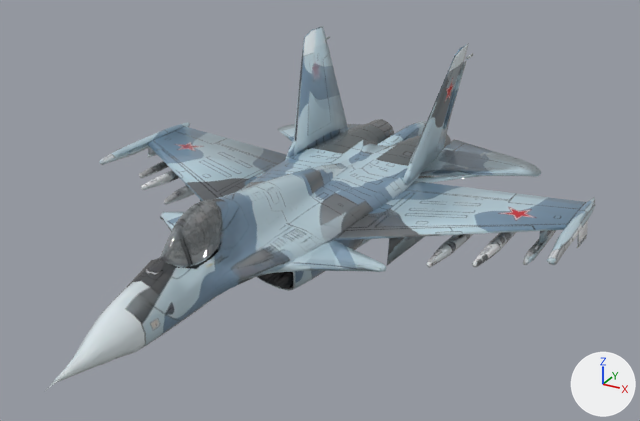
The FBX model Enemy/Su307/Su307.fbx, before and after one commit.
Camera for both pictures: a 50 mm lens placed at (0.165, -0.278, 0.143), pointed at (0.012, -0.001, 0.004). Every picture has the same lights, and +X, +Y and +Z are marked at lower right. The picture after the commit comes second.
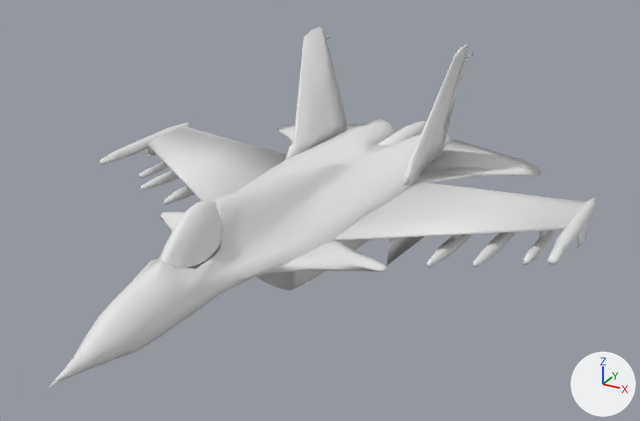
Pixel boxes [x1, y1, x2, y2] of what changed, in the pictures (640 x 421 px):
'Mesh_0', recoloured (lighter): [49, 26, 595, 388] in both

Patch to the scene script:
```diff
--- a/Enemy/Su307/Su307.fbx.py
+++ b/Enemy/Su307/Su307.fbx.py
@@ me_mesh @@
 me_mesh.from_pydata(...)  # 1895 vertices, 3522 faces; spans x -10.4..10.4, y -13.7..13.7, z -1.7..5.5
-me_mesh.materials.append(mat_material__25)  # picture img_su307_texture_png
```
